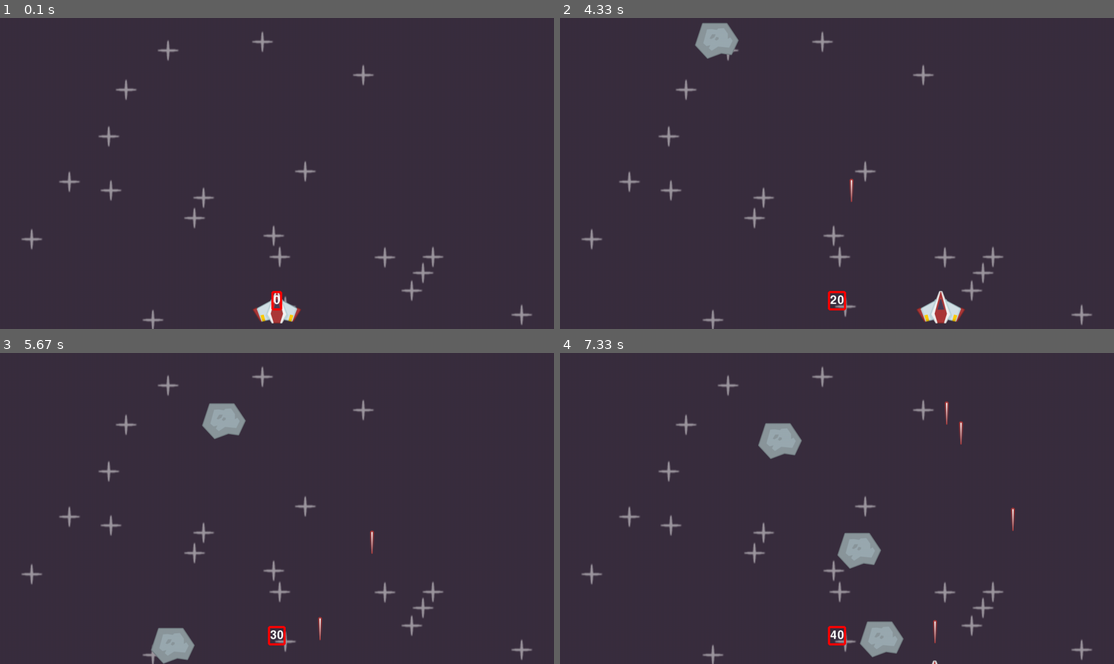
Above: before the commit, frames 1-4 (two rows, left to right).
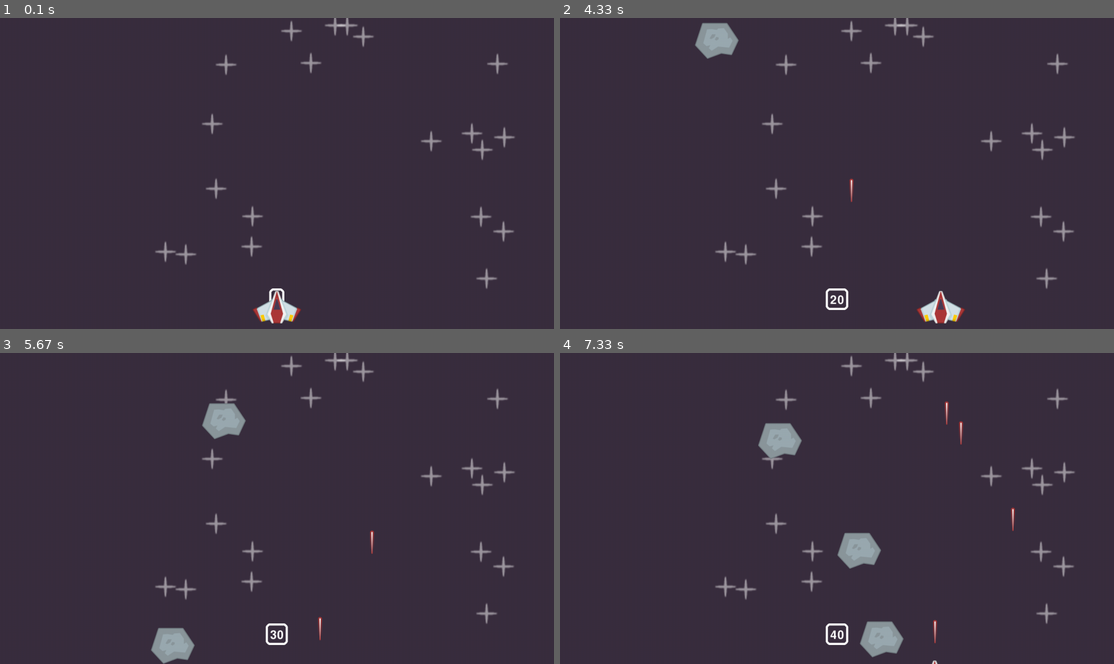
Above: after the commit, the same moments.

Repository: Siddhartha404/Pygame_projects
Game: pygame game, started from Space-Invaders/main.py
Same seed, same stepped clock (60 frames per second), same inputs: the game is played once before the commit and once after it.
Inputs:
- Up to frame 1 (0.1 s): no input
- Up to frame 2 (4.33 s): tap Space at 0.33, 0.73, 1.03, 1.23, 1.57, 1.87, 2.07, 2.37, 2.63, 2.97, 3.27, 3.8, 4.1 s; hold Right 0.67-1.13 s; hold Up 1.17-1.47 s; hold Right 1.5-1.97 s; hold Left 2-2.53 s; hold Down 2.57-2.87 s; hold Left 2.9-3.3 s; hold Right from 3.73 s (still down)
- Up to frame 3 (5.67 s): release Right at 4.37 s; hold Down 4.4-4.77 s; tap Space at 4.47, 4.87, 5.17, 5.37 s; hold Left 4.8-5.27 s; hold Right from 5.3 s (still down)
- Up to frame 4 (7.33 s): tap Space at 5.67, 5.87, 6.2, 6.5, 6.7, 7, 7.27 s; release Right at 5.77 s; hold Up 5.8-6.1 s; hold Right 6.13-6.6 s; hold Left 6.63-7.17 s; hold Down from 7.2 s (still down)

The runs differ from the first frame. In frame 1, 2.6% of the frame differs, in the area x 3-96%, y 0-100%; in frame 2, 2.6%; in frame 3, 2.6%; in frame 4, 2.6%.

Commit message:
using mask for collisions

Diff:
--- a/Space-Invaders/main.py
+++ b/Space-Invaders/main.py
@@ -12,7 +12,6 @@
 clock = pygame.time.Clock()
 SCORE = 0
 
-
 #saceship
 class Spaceship(pygame.sprite.Sprite):
     def __init__(self, groups, img):
@@ -26,6 +25,10 @@
         self.can_shoot = True
         self.shoot_time = 0
         self.cooldown = 300
+
+        #mask
+        self.mask = pygame.mask.from_surface(self.image)
+
 
     def laser_timer(self):
         if not self.can_shoot:
@@ -49,13 +52,15 @@
             self.can_shoot = False
             self.shoot_time = pygame.time.get_ticks()
         self.laser_timer()
-
+#star
 class Star(pygame.sprite.Sprite):
     def __init__(self, groups, img):
         super().__init__(groups)
         self.image = img
         self.rect = self.image.get_frect(center=((randint(0,WINDOW_WIDTH),randint(0,WINDOW_HEIGHT))))
-
+        #mask
+        self.mask = pygame.mask.from_surface(self.image)
+#meteor
 class Meteor(pygame.sprite.Sprite):
     def __init__(self, groups, img):
         super().__init__(groups)
@@ -64,28 +69,35 @@
         self.create_time = pygame.time.get_ticks()
         self.speed = randint(400,500)
         self.direction = pygame.Vector2(uniform(-0.5,0.5),1)
+
+        #mask
+        self.mask = pygame.mask.from_surface(self.image)
     def update(self, dt):
         current_time = pygame.time.get_ticks()
         self.rect.center += self.direction * self.speed * dt
         if current_time - self.create_time >= 3000:
             self.kill()
-
+#laser
 class Laser(pygame.sprite.Sprite):
     def __init__(self, groups, img, pos):
         super().__init__(groups)
         self.image = img
         self.rect = self.image.get_frect(midbottom = pos)
         self.speed = 400
+
+        #mask
+        self.mask = pygame.mask.from_surface(self.image)
     def update(self,dt):
         self.rect.y -= self.speed * dt
         if self.rect.bottom < 0:
             self.kill()
 
+#scoring function
 def game_score():
     text = font.render(str(SCORE), True, 'white')
     text_rect = text.get_frect(midbottom = (WINDOW_WIDTH /2, WINDOW_HEIGHT - 50))
     screen.blit(text,text_rect)
-    pygame.draw.rect(screen, 'red', text_rect.inflate((10,15)), 5,5)
+    pygame.draw.rect(screen, 'white', text_rect.inflate(20,20).move(0,-4), 5,10)
 
 #all imports
 spaceship_img = pygame.image.load('images/spaceship.png').convert_alpha()
@@ -112,12 +124,16 @@
 #check for collision
 def collision():
     global SCORE
+    global running
+    collision_sprites = pygame.sprite.spritecollide(spaceship, Meteor_sprites, True, pygame.sprite.collide_mask)
+    if collision_sprites:
+        running = False
+
     for laser in laser_sprites:
         collisions = pygame.sprite.spritecollide(laser, Meteor_sprites, True)
         if collisions:
             SCORE += 10
             laser.kill()
-
 
 #Main loop
 while running:
@@ -134,8 +150,8 @@
     collision()
     #drawing the screen
     screen.fill("#3a2e3f")
+    game_score()
     all_sprite.draw(screen)
-    game_score()
     pygame.display.update()
 
 pygame.quit()
